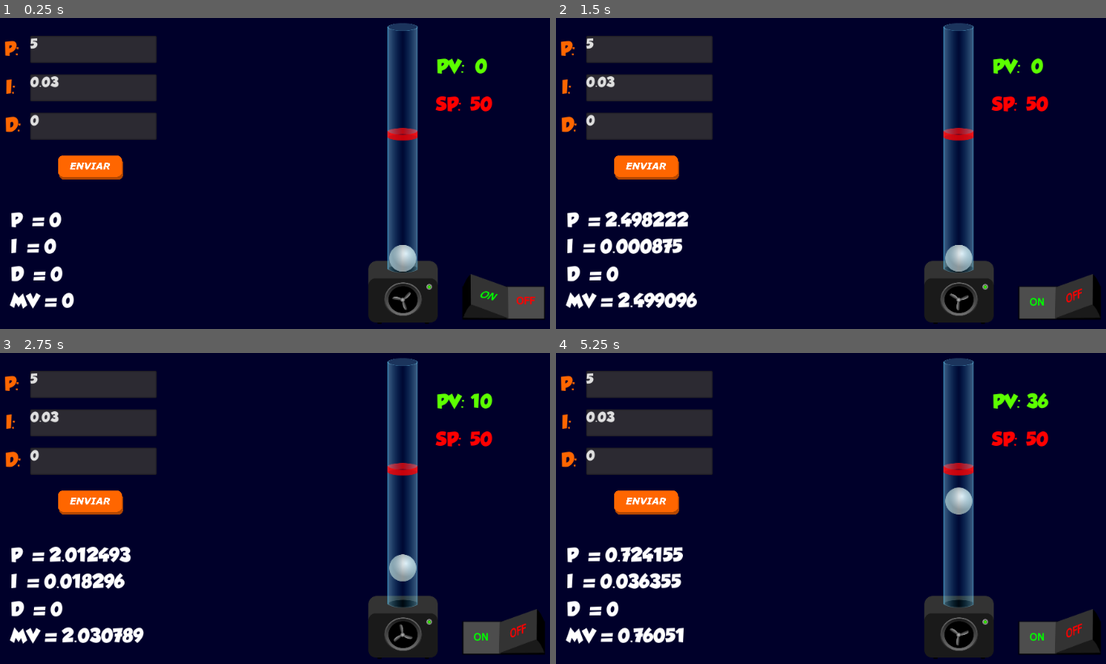
Above: before the commit, frames 1-4 (two rows, left to right).
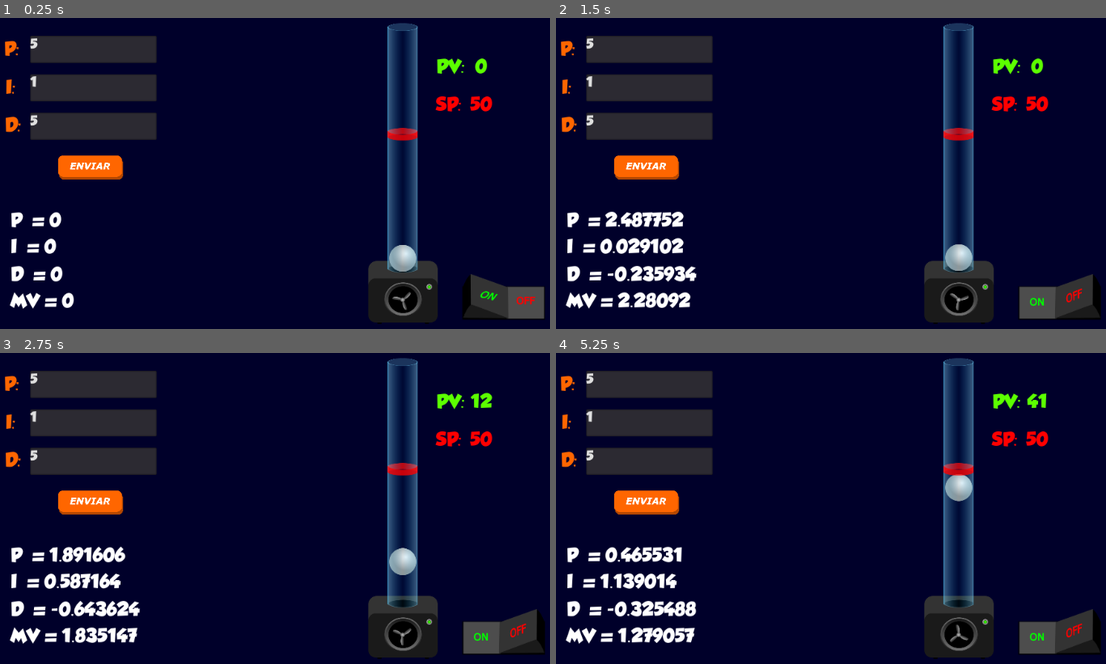
Above: after the commit, the same moments.

Repository: MaiconSoft/Controle
Game: Godot game, scene res://Scenes/Main.tscn
The game is run twice, just before and just after one commit, with the same random seed, the same clock (stepped at 60 frames per second) and the same inputs.
Inputs (mouse positions are in pixels of both pictures, inside the frame that each line leads up to):
- Up to frame 1 (0.25 s): no input
- Up to frame 2 (1.5 s): click (644, 167) at 0.5 s; tap Enter at 1.25 s; move the mouse to (1062, 301) at 1.27 s; hold Up (ui_up) from 1.28 s (still down); click (1062, 301) at 1.42 s
- Up to frame 3 (2.75 s): keep holding Up (ui_up); move the mouse to (170, 514) at 2.02 s
- Up to frame 4 (5.25 s): move the mouse to (919, 412) at 2.77 s; release Up (ui_up) at 2.78 s; hold Down (ui_down) 2.78-3.53 s; move the mouse to (825, 570) at 3.52 s; hold Up (ui_up) 3.53-5.03 s; click (825, 570) at 3.67 s; move the mouse to (1051, 552) at 4.27 s; move the mouse to (660, 436) at 5.02 s; hold Down (ui_down) from 5.03 s (still down)

The runs differ from the first frame. In frame 1, 0.2% of the frame differs, in the area x 5-11%, y 18-35%; in frame 2, 1.8%; in frame 3, 2.6%; in frame 4, 2.8%, in the area x 5-90%, y 12-95%.

Commit message:
Correção e sintoia do PID
Correção do PID:
  - integral zerada se KI==0
  - acrescentado o Derivativo
Sintonia (por tentativa) que zera o erro e faz a bola parar:
  - KP=5
  - KI = 1
  - KD = 5

Diff:
--- a/BallTube/Scenes/Ball.gd
+++ b/BallTube/Scenes/Ball.gd
@@ -28,8 +28,8 @@
 #	velocity.x = clamp(velocity.x, -WALK_MAX_SPEED, WALK_MAX_SPEED)
 	velocity.x  = 0
 	# Vertical movement code. Apply gravity.
-	grav = gravity * delta
-	velocity.y += gravity * delta -inpulse
+	#grav = gravity * delta
+	velocity.y += gravity * delta - inpulse
 
 	# Move based on the velocity and snap to the ground.
 #	velocity = move_and_slide_with_snap(velocity, Vector2.DOWN, Vector2.UP)
--- a/BallTube/Scenes/PID.gd
+++ b/BallTube/Scenes/PID.gd
@@ -32,10 +32,12 @@
 
 		integral += ((error+lastError)/2.0)*(KI/100.0)*delta
 		integral = max(integral,0)
+		if KI==0:
+			integral = 0
 
 		var P = error*KP/100.0
 		var I = integral
-		var D = 0
+		var D = (error-lastError)/delta*KD/100.0
 
 		mv = clamp(P+I+D,Min_MV,Max_MV)
 
@@ -45,6 +47,6 @@
 	else:
 		Machine.SetMV(0)
 		emit_signal("new_mv",0,0,0,0)
-		integral = 0
+#		integral = 0
 		lastError = 0
 #	print(str(mv)+"   "+str(Machine.get_node("Ball").velocity.y)+"   "+str(Machine.get_node("Ball").grav))
--- /dev/null
+++ b/BallTube/settings.json
@@ -0,0 +1 @@
+{"PID":[5,1,5]}
